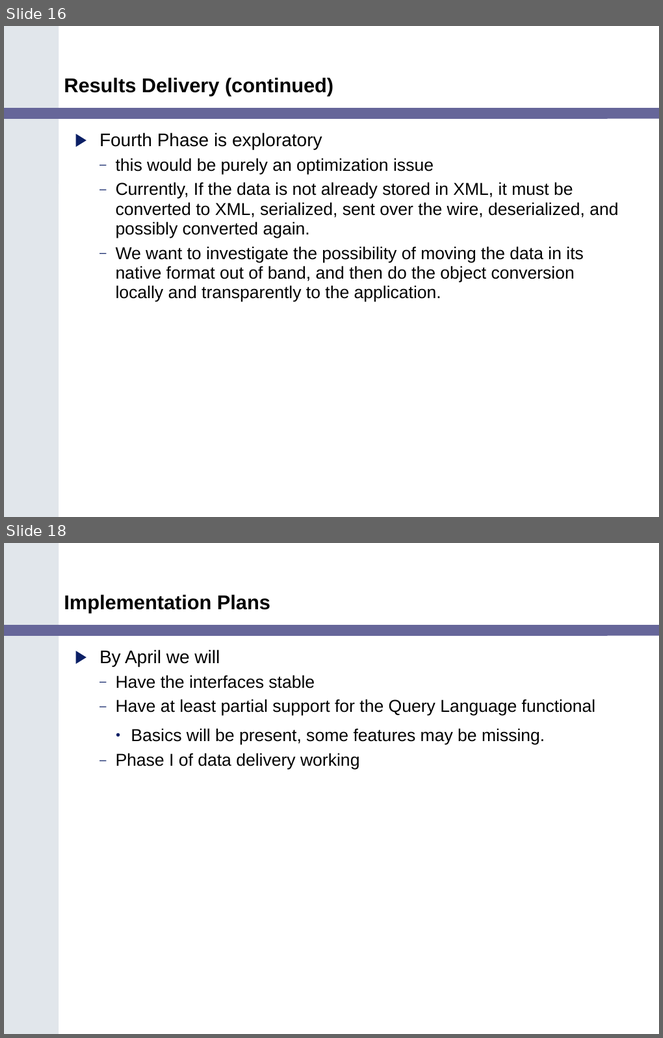
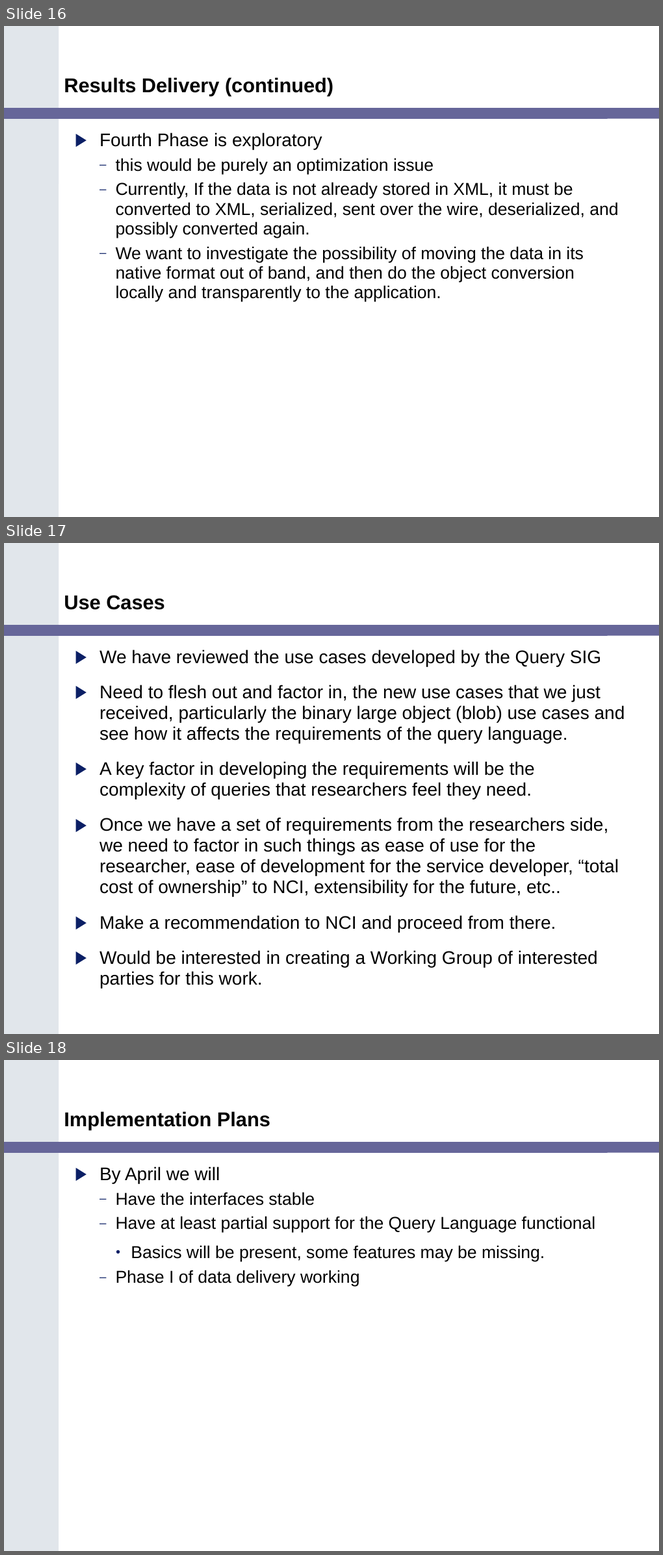
Before and after one commit to NCIP/cagrid-docs, a slide deck: presentations/200602_VCDE_ARCH/caGrid_Update_Arch_VCDE_Feb1.ppt. Shown one above the other, each under a label of ours: slides 16 and 18 before the commit, slides 16, 17 and 18 after it; the slides between them are not shown. The pictures are 663x1038 and 663x1555 pixels, drawn with LibreOffice and Linux fonts; fonts in the diff are those of the drawing; background and template pictures are left out. Boxes give left, top, right and bottom in pixels: in the first picture for what was removed or moved away, otherwise in the second. Text is boxed around its words. In the diff, an @@ line names an element or a change of style, - is before the commit and + after.

Commit message:
added bill's use cases

```diff
--- a/presentations/200602_VCDE_ARCH/caGrid_Update_Arch_VCDE_Feb1.ppt
+++ b/presentations/200602_VCDE_ARCH/caGrid_Update_Arch_VCDE_Feb1.ppt
@@ slide 17 added at <box>4,543,659,1034</box>, background #FFFFFF; not listed: 2 template elements that a slide beside it also shows @@
@@ title added at <box>64,595,165,610</box>, 22 pt, text #000000, bold @@
+Use Cases
@@ text added at <box>100,650,625,988</box>, 20 pt, text #000000 @@
+▶ We have reviewed the use cases developed by the Query SIG
+▶ Need to flesh out and factor in, the new use cases that we just received, particularly the binary large object (blob) use cases and see how it affects the requirements of the query language.
+▶ A key factor in developing the requirements will be the complexity of queries that researchers feel they need.
+▶ Once we have a set of requirements from the researchers side, we need to factor in such things as ease of use for the researcher, ease of development for the service developer, “total cost of ownership” to NCI, extensibility for the future, etc..
+▶ Make a recommendation to NCI and proceed from there.
+▶ Would be interested in creating a Working Group of interested parties for this work.
```
Also in this commit, not shown: 7 slides changed, 1 slide removed.
